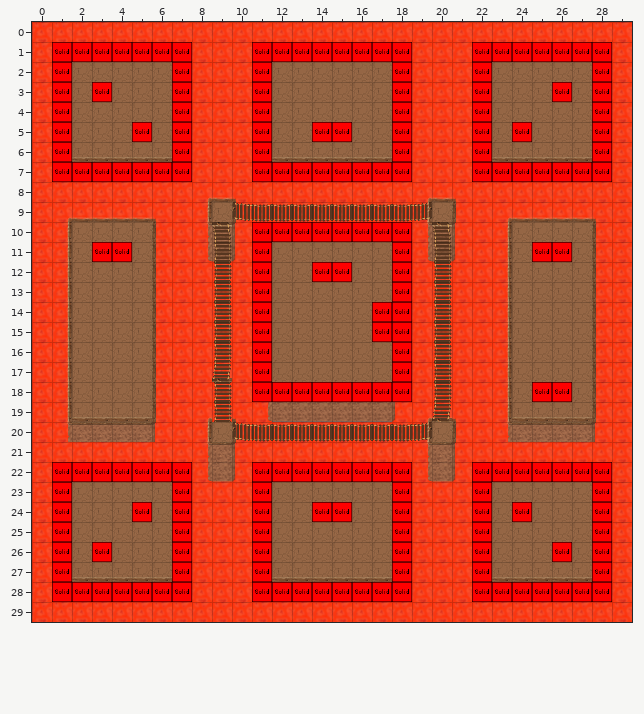
Tiled map, stored at map/Dj3_RDC_s2.tmx. The first picture shows the starting point.
Cells are 32x32 px. Shown: x 0..29, y 0..29.
After the commit:
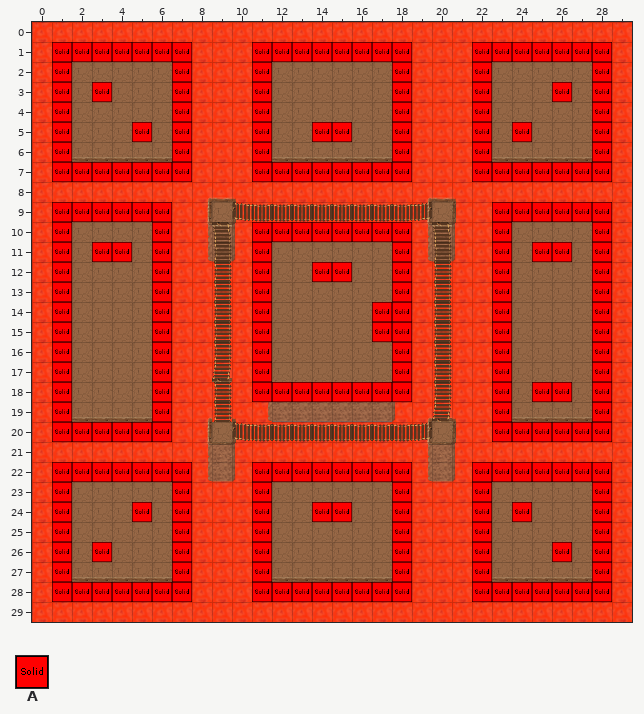
Key: from "Logicsolid": A 0.
_ is an empty cell.
The edit:
Changed rows in their new state; . is an unchanged cell.
Layer "Logic":
first column x 1:
 9 AAAAAA................AAAAAA
10 A....A................A....A
11 A....A................A....A
12 A....A................A....A
13 A....A................A....A
14 A....A................A....A
15 A....A................A....A
16 A....A................A....A
17 A....A................A....A
18 A....A................A....A
19 A....A................A....A
20 AAAAAA................AAAAAA
Where, in picture pixels (left, top, right, bottom), the same in both pictures:
added: (52, 202, 172, 442)
added: (492, 202, 612, 442)
